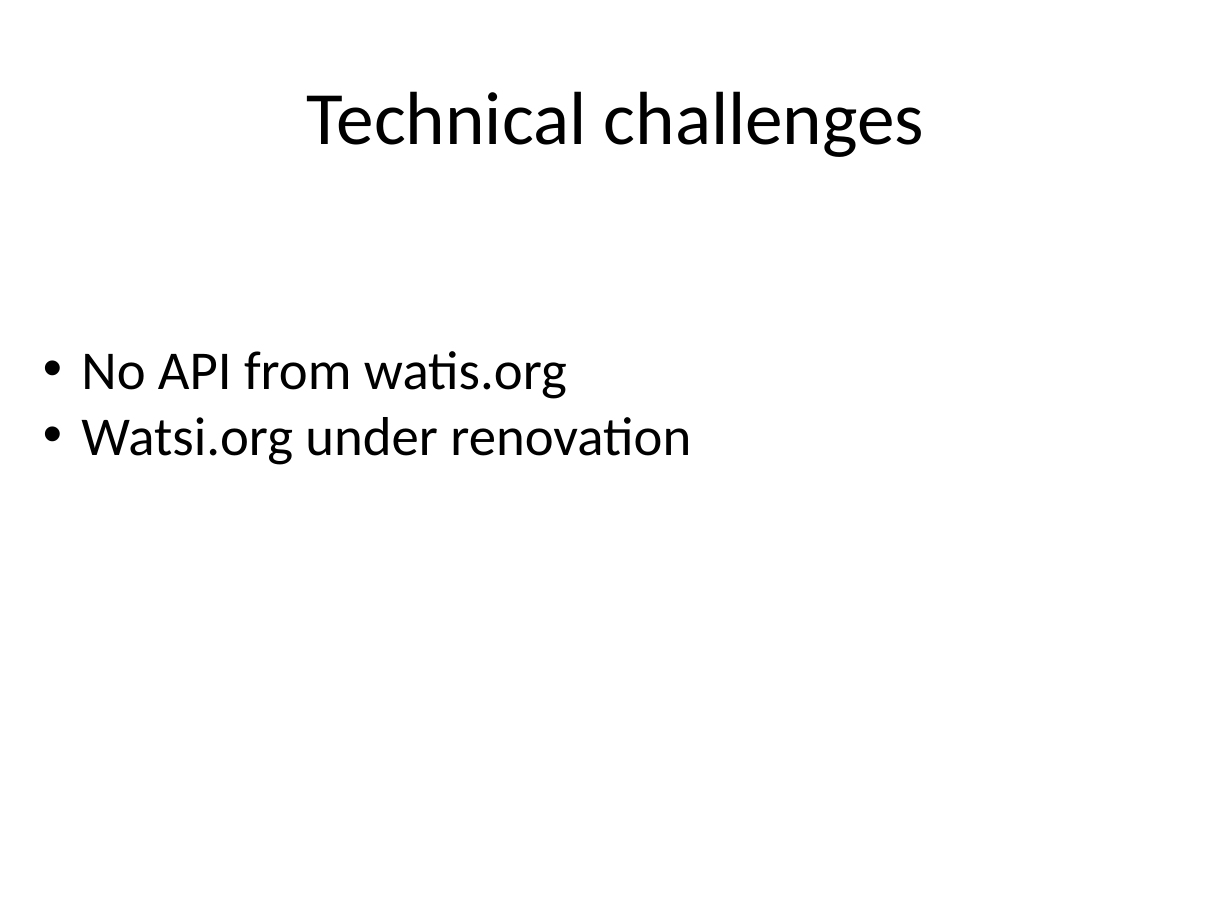
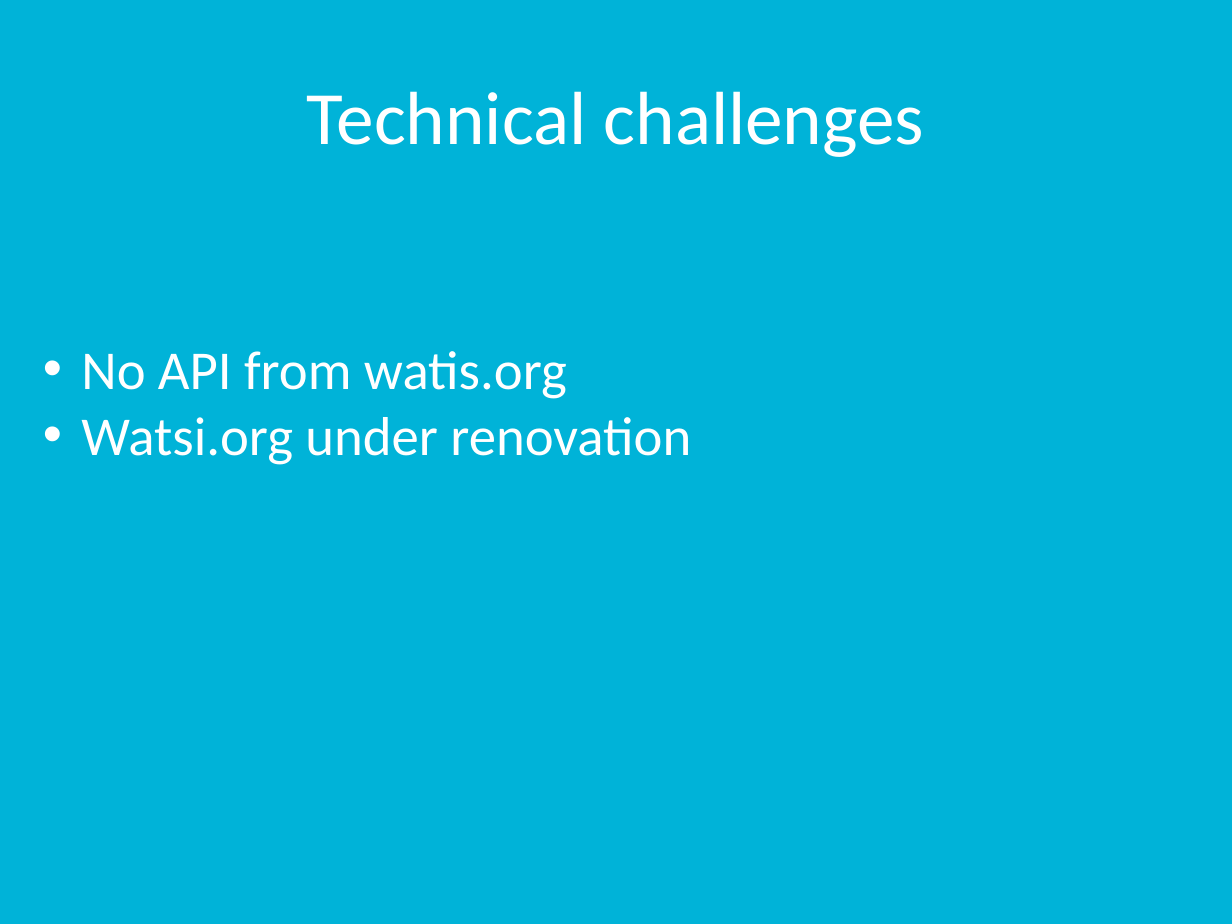
Before and after one commit to rutvijkumarshah/WatsiAndroidApp, a slide deck: slide 6 of docs/groupProject.pptx. Drawn at 1232x924 pixels with LibreOffice and Linux fonts; fonts in the diff are those of the drawing. Boxes give left, top, right and bottom in pixels: in the first picture for what was removed or moved away, otherwise in the second. Text is boxed around its words. In the diff, an @@ line names an element or a change of style, - is before the commit and + after.

```diff
--- a/docs/groupProject.pptx
+++ b/docs/groupProject.pptx
@@ background #FFFFFF to #00B3D8 @@
@@ title "Technical challenges" at <box>307,91,924,157</box>: text colour #000000 to #FFFFFF @@
@@ text "No API from watis.org" at <box>81,351,691,465</box>: text colour #000000 to #FFFFFF @@
```
Also in this commit, not shown: 6 other slides changed.
